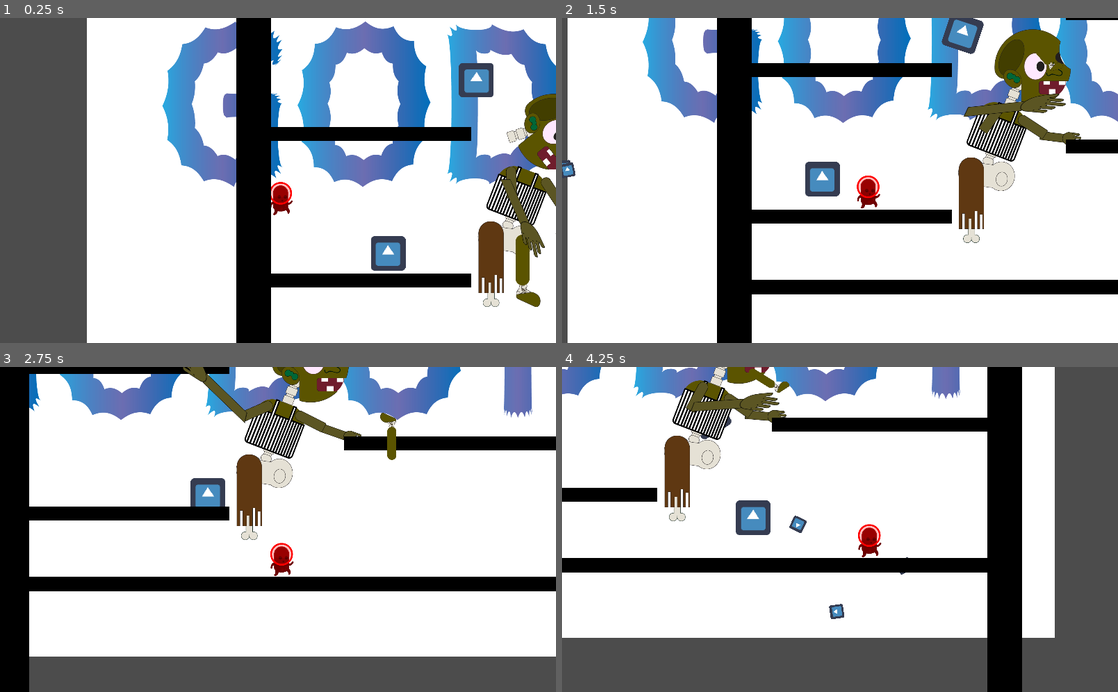
Above: before the commit, frames 1-4 (two rows, left to right).
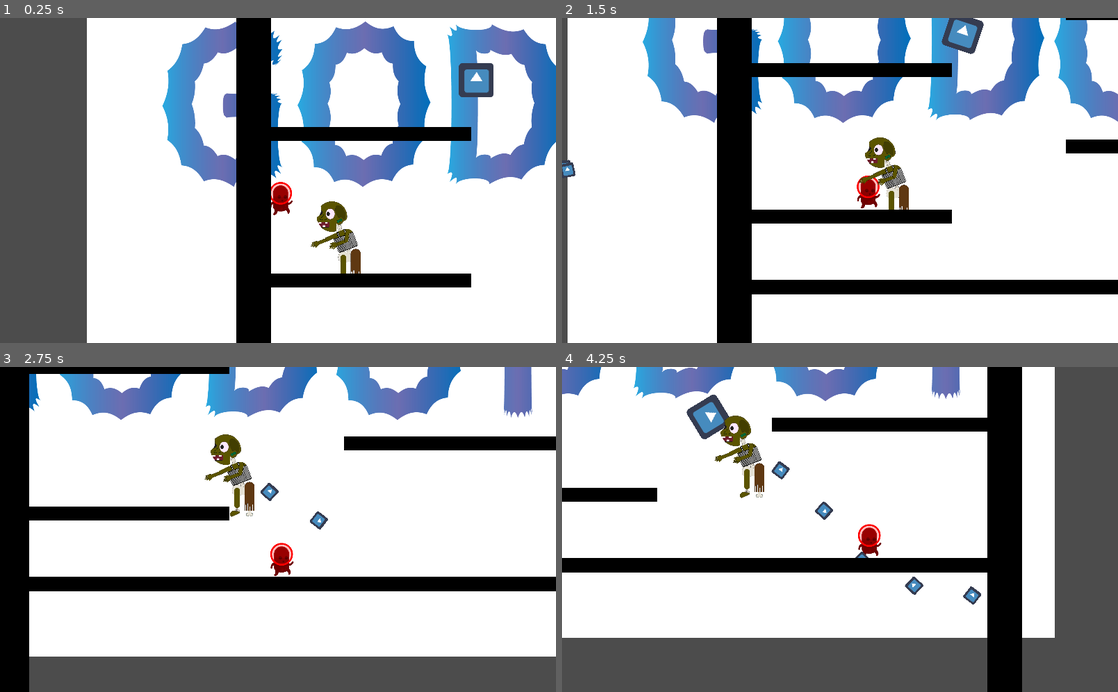
Above: after the commit, the same moments.

Repository: bookofiyi/enigmatic
Game: Godot game, scene res://scenes/level1.tscn
Two runs of this game, one before a commit and one after it. Both use one fixed random seed, a clock stepped at 60 frames per second and the inputs below. The engine's default icon, where the game draws it, is replaced by a stand-in: a white triangle on a blue panel in a dark square.
Inputs:
- Up to frame 1 (0.25 s): no input
- Up to frame 2 (1.5 s): tap Enter (ui_accept) at 0.5, 1.35 s; hold Enter (ui_accept) 0.53-1.28 s; hold Right (ui_right) from 0.53 s (still down)
- Up to frame 3 (2.75 s): tap Enter (ui_accept) at 1.52, 1.82 s; release Right (ui_right) at 2.03 s; hold Left (ui_left) from 2.03 s (still down); hold Enter (ui_accept) from 2.03 s (still down)
- Up to frame 4 (4.25 s): release Left (ui_left) at 2.78 s; release Enter (ui_accept) at 2.78 s; hold Right (ui_right) from 2.78 s (still down); tap Enter (ui_accept) at 2.85, 3.02, 3.32 s; hold Enter (ui_accept) from 3.53 s (still down)

The runs differ from the first frame. In frame 1, 6.1% of the frame differs, in the area x 55-100%, y 23-89%; in frame 2, 7.0%, in the area x 43-94%, y 3-70%; in frame 3, 5.8%; in frame 4, 6.0%.

Commit message:
Add files via upload

Diff:
--- a/heights_of_glory/heights_of_glory/project.godot
+++ b/heights_of_glory/heights_of_glory/project.godot
@@ -8,50 +8,9 @@
 
 config_version=4
 
-_global_script_classes=[ {
-"base": "KinematicBody2D",
-"class": "Battler",
-"language": "GDScript",
-"path": "res://scripts/player.gd"
-}, {
-"base": "Resource",
-"class": "CharacterStats",
-"language": "GDScript",
-"path": "res://scripts/CharacterStats.gd"
-}, {
-"base": "Node",
-"class": "CombatAction",
-"language": "GDScript",
-"path": "res://scripts/combataction.gd"
-}, {
-"base": "Reference",
-"class": "Hit",
-"language": "GDScript",
-"path": "res://scripts/hit.gd"
-}, {
-"base": "Resource",
-"class": "Skill",
-"language": "GDScript",
-"path": "res://scripts/player_superskill.gd"
-}, {
-"base": "Node",
-"class": "job",
-"language": "GDScript",
-"path": "res://scripts/job.gd"
-}, {
-"base": "Node",
-"class": "skillname",
-"language": "GDScript",
-"path": "res://scripts/skillaction.gd"
-} ]
+_global_script_classes=[  ]
 _global_script_class_icons={
-"Battler": "",
-"CharacterStats": "",
-"CombatAction": "",
-"Hit": "",
-"Skill": "",
-"job": "",
-"skillname": ""
+
 }
 
 [application]
@@ -60,6 +19,10 @@
 run/main_scene="res://scenes/level1.tscn"
 config/icon="res://icon.png"
 
+[autoload]
+
+global="*res://scripts/global.gd"
+
 [display]
 
 window/stretch/mode="2d"
--- a/heights_of_glory/heights_of_glory/scenes/box.tscn
+++ b/heights_of_glory/heights_of_glory/scenes/box.tscn
@@ -6,7 +6,9 @@
 
 extents = Vector2( 32.3088, 31.2138 )
 
-[node name="box" type="RigidBody2D"]
+[node name="box" type="RigidBody2D" groups=[
+"box",
+]]
 
 [node name="Sprite" type="Sprite" parent="."]
 texture = ExtResource( 1 )
--- a/heights_of_glory/heights_of_glory/scenes/enemy.tscn
+++ b/heights_of_glory/heights_of_glory/scenes/enemy.tscn
@@ -1,15 +1,15 @@
 [gd_scene load_steps=5 format=2]
 
 [ext_resource path="res://scripts/enemy.gd" type="Script" id=1]
-[ext_resource path="res://icon.png" type="Texture" id=2]
+[ext_resource path="res://sprites/zombie002.png" type="Texture" id=2]
 
-[sub_resource type="RectangleShape2D" id=1]
+[sub_resource type="RectangleShape2D" id=3]
 
-extents = Vector2( 30.4729, 31.9025 )
+extents = Vector2( 37.857, 77.0887 )
 
 [sub_resource type="RectangleShape2D" id=2]
 
-extents = Vector2( 28.6679, 30.0975 )
+extents = Vector2( 37.857, 78.0887 )
 
 [node name="enemy" type="KinematicBody2D"]
 position = Vector2( 294.216, 221.113 )
@@ -20,16 +20,18 @@
 "_edit_group_": true
 }
 
-[node name="area" type="Area2D" parent="."]
+[node name="zombie" type="Area2D" parent="."]
 
-[node name="sprite" type="Sprite" parent="area"]
+[node name="sprite" type="Sprite" parent="zombie"]
+scale = Vector2( 0.2, 0.2 )
 texture = ExtResource( 2 )
 
-[node name="collision" type="CollisionShape2D" parent="area"]
-position = Vector2( 0, -1 )
-shape = SubResource( 1 )
+[node name="collision" type="CollisionShape2D" parent="zombie"]
+position = Vector2( -8, -1 )
+shape = SubResource( 3 )
 
 [node name="physics_collision" type="CollisionShape2D" parent="."]
+position = Vector2( -6, 0 )
 shape = SubResource( 2 )
 
 [node name="bullet_ray" type="RayCast2D" parent="."]
@@ -45,4 +47,5 @@
 [node name="bullet_spawn_pos" type="Position2D" parent="."]
 position = Vector2( 40, 0 )
 
+[connection signal="body_entered" from="zombie" to="." method="_on_zombie_body_entered"]
 [connection signal="timeout" from="bullet_ray/timer" to="." method="_on_timer_timeout"]
--- a/heights_of_glory/heights_of_glory/scenes/level1.tscn
+++ b/heights_of_glory/heights_of_glory/scenes/level1.tscn
@@ -6,8 +6,7 @@
 [ext_resource path="res://scenes/platform.tscn" type="PackedScene" id=4]
 [ext_resource path="res://scenes/wall.tscn" type="PackedScene" id=5]
 [ext_resource path="res://scenes/box.tscn" type="PackedScene" id=6]
-[ext_resource path="res://scenes/enemy.tscn" type="PackedScene" id=7]
-[ext_resource path="res://scenes/zombie.tscn" type="PackedScene" id=8]
+[ext_resource path="res://scenes/zombie_path_follow.tscn" type="PackedScene" id=7]
 
 [node name="level1" type="Node"]
 script = ExtResource( 1 )
@@ -28,6 +27,7 @@
 position = Vector2( 20, 41 )
 
 [node name="platform_container" type="Node" parent="."]
+editor/display_folded = true
 
 [node name="left" parent="platform_container" instance=ExtResource( 4 )]
 position = Vector2( 186, 233 )
@@ -80,10 +80,8 @@
 [node name="box" parent="box" instance=ExtResource( 6 )]
 position = Vector2( 400, -140 )
 
-[node name="enemy" parent="." instance=ExtResource( 7 )]
-
-[node name="zombie" parent="." instance=ExtResource( 8 )]
-position = Vector2( 540, -40 )
+[node name="zombie_path_follow" parent="." instance=ExtResource( 7 )]
+position = Vector2( 10, -130 )
 
 
 [editable path="platform_container/left3"]
--- a/heights_of_glory/heights_of_glory/scenes/player.tscn
+++ b/heights_of_glory/heights_of_glory/scenes/player.tscn
@@ -1,10 +1,7 @@
-[gd_scene load_steps=7 format=2]
+[gd_scene load_steps=4 format=2]
 
 [ext_resource path="res://scripts/player.gd" type="Script" id=1]
 [ext_resource path="res://sprites/alienGreen_jump.png" type="Texture" id=2]
-[ext_resource path="res://scripts/action.gd" type="Script" id=3]
-[ext_resource path="res://scenes/skill.tscn" type="PackedScene" id=4]
-[ext_resource path="res://scenes/job.tscn" type="PackedScene" id=5]
 
 [sub_resource type="CapsuleShape2D" id=1]
 
@@ -44,11 +41,3 @@
 position = Vector2( 30, 20 )
 
 [node name="player_bullet_container" type="Node" parent="."]
-
-[node name="action" type="Node" parent="."]
-script = ExtResource( 3 )
-
-[node name="skill" parent="." instance=ExtResource( 4 )]
-
-[node name="job" parent="." instance=ExtResource( 5 )]
-starting_skills = [  ]
--- /dev/null
+++ b/heights_of_glory/heights_of_glory/scenes/zombie_path_follow.tscn
@@ -0,0 +1,25 @@
+[gd_scene load_steps=4 format=2]
+
+[ext_resource path="res://scripts/zombie_path_follow.gd" type="Script" id=1]
+[ext_resource path="res://scenes/enemy.tscn" type="PackedScene" id=2]
+
+[sub_resource type="Curve2D" id=1]
+
+_data = {
+"points": PoolVector2Array( 0, 0, 0, 0, 99.3894, 291.464, 0, 0, 0, 0, 951.185, 291.464, 0, 0, 0, 0, 964.568, 291.992, 0, 0, 0, 0, 91.0594, 291.992 )
+}
+
+[node name="zombie_path_follow" type="Path2D"]
+position = Vector2( 10, 250 )
+curve = SubResource( 1 )
+script = ExtResource( 1 )
+__meta__ = {
+"_edit_group_": true
+}
+
+[node name="pathfollow" type="PathFollow2D" parent="."]
+position = Vector2( 99.3894, 291.464 )
+rotate = false
+
+[node name="enemy" parent="pathfollow" instance=ExtResource( 2 )]
+position = Vector2( 4.2143, 1.11523 )
--- a/heights_of_glory/heights_of_glory/scripts/enemy.gd
+++ b/heights_of_glory/heights_of_glory/scripts/enemy.gd
@@ -14,27 +14,25 @@
 
 func _physics_process(delta):
 
-	print("enemy_position: ", position)
+
 	#direction towards player
-	var direction_x = position.x - target_player.position.x
-	var direction_y = position.y - target_player.position.y
-	translate(Vector2(-direction_x,-direction_y) * delta)
+	#var direction_x = position.x - target_player.position.x
+	#var direction_y = position.y - target_player.position.y
+	#translate(Vector2(-direction_x,-direction_y) * delta)
 
 	#changing the flip position and raycast with respect to the position
 	if position.x > 540:
-		get_node("area/sprite").flip_h=false
+		get_node("zombie/sprite").flip_h=false
 		get_node("bullet_ray").cast_to.x = 200
 
 	if position.x <540:
-		print("position is less than 540 ")
-		get_node("area/sprite").flip_h =true
+		get_node("zombie/sprite").flip_h =true
 		get_node("bullet_ray").cast_to.x = -200
 
 
 
 	if get_node("bullet_ray").is_colliding():
 
-		print("timer left: ", get_node("bullet_ray/timer").time_left)
 		get_node("bullet_ray/timer").start()
 		get_node("bullet_ray/timer").wait_time = 0.5
 
@@ -56,3 +54,10 @@
 func _on_timer_timeout():
 	shoot()
 	#pass # Replace with function body.
+
+
+
+func _on_zombie_body_entered(body):
+	if body.is_in_group("box"):
+		print("BPX")
+	pass # Replace with function body.
--- a/heights_of_glory/heights_of_glory/scripts/global.gd
+++ b/heights_of_glory/heights_of_glory/scripts/global.gd
@@ -3,9 +3,12 @@
 func _ready():
 	pass
 
+#first player
+var player_health : int = 5000
+var player_health_regen : int= 2
+var endurance : int = 300
+var mana : int = 100
+var mana_regen : int = 100
 
-var player_health = 5000
-
-var player_regen = 2
-
-var endurance = 300
+#player skills
+var magnum_skills:int = 0
--- a/heights_of_glory/heights_of_glory/scripts/level1.gd
+++ b/heights_of_glory/heights_of_glory/scripts/level1.gd
@@ -3,6 +3,6 @@
 func _ready():
 
 	#setting the target to player
-	get_node("enemy").target_player = get_node("player")
+	get_node("zombie_path_follow/pathfollow/enemy").target_player = get_node("player")
 
 	pass
--- a/heights_of_glory/heights_of_glory/scripts/player.gd
+++ b/heights_of_glory/heights_of_glory/scripts/player.gd
@@ -1,18 +1,6 @@
 extends KinematicBody2D
 
-class_name Battler
-
-signal died(battler)
-
-
-export var stats : Resource
-onready var drops : = $Drops
-onready var skin = $Skin
-onready var actions = $Actions
-onready var bars = $Bars
-onready var skills = $Skills
-onready var ai = $AI
-
+signal damage_enemy
 
 const ACCEL =500
 const MAX_SPEED = 300
@@ -26,24 +14,18 @@
 onready var player_bullet_container = get_node("player_bullet_container")
 onready var player_bullet = preload("res://scenes/player_bullet.tscn")
 
+#bullet script
+onready var player_bullet_script = load("res://scripts/player_bullet.gd").new()
 
-var display_name : String
+#export var starting_stats : Resource
 
-export var party_member = false
-export var turn_order_icon : Texture
+#export(Array, String) var starting_skills
 
+#export(PackedScene) var character_skill_scene : PackedScene
 
-func initialize():
-
-	skin.initialize()
-	actions.initialize(skills.get_children())
-	stats = stats.copy()
-	stats.connect("health_depleted", self, "_on_health_depleted")
-
+#export(float, 0.0, 1.0) var success_chance : float
 
 func _ready() -> void:
-	var object = player_skills.new()
-	object.print_letter()
 
 
 	OS.screen_orientation = OS.SCREEN_ORIENTATION_SENSOR_LANDSCAPE
@@ -55,7 +37,6 @@
 func _physics_process(delta):
 
 
-
 	acceleration.y += GRAVITY
 
 	if Input.is_action_pressed("ui_left"):
@@ -65,8 +46,13 @@
 	elif Input.is_action_pressed("ui_right"):
 		acceleration.x += ACCEL *delta
 
-	elif Input.is_action_pressed("ui_accept"):
-		shoot()
+	elif Input.is_action_pressed("ui_accept") and global.mana>0:
+		shoot(true)
+
+	elif Input.is_action_pressed("ui_accept") and global.mana<=0:
+		shoot(false)
+
+
 
 	#slowing down with linear interpolation
 	else:
@@ -74,7 +60,6 @@
 
 
 	if is_on_floor() and ground_ray.is_colliding():
-		print("is on floor")
 		if Input.is_action_just_pressed("ui_up"):
 			acceleration.y = JUMP_HEIGHT
 
@@ -83,40 +68,78 @@
 
 	#move and slide the velocity and detect the floor
 	acceleration = move_and_slide(acceleration,Vector2(0,-1))
+
+
+	#using the magnum skill
+	if is_able_to_use_magmum_skills():
+		global.magmum_skills = 0
+
+		#skill animation here and damage here
+		emit_signal("damage_enemy")
+		player_bullet_script.start()
+
+
+	mana_delay_and_regenerate()
+
 	pass
 
 	# shooting bullet
-func shoot():
-	var b= player_bullet.instance()
-	player_bullet_container.add_child(b)
-	b.start(rotation,get_node("bullet_spawn_pos").global_position)
+func shoot(shoot_activate):
 
+	if shoot_activate==true:
+		var b= player_bullet.instance()
+		player_bullet_container.add_child(b)
+		b.start(rotation,get_node("bullet_spawn_pos").global_position)
 
+		#reduce shooting mana
+		global.mana -= 10
 
+	else:
+		return
 
-func is_able_to_play() -> bool:
+func is_able_to_use_magmum_skills() -> bool:
 	"""
 	Returns true if the battler can perform an action
 	"""
-	return stats.health > 0
+	return global.magnum_skills == 500
 
-func take_damage(hit):
-	stats.take_damage(hit)
+func take_damage(hit:int):
+	global.player_health -= hit
+
+	if _get_player_health() > 0:
+		global.player_health = min(_get_player_health() + _get_player_health_regen() * get_physics_process_delta_time()  ,5000)
 	# prevent playing both stagger and death animation if health <= 0
-	if stats.health > 0:
-		skin.play_stagger()
+	"""if global.player_health > 0:
+		self.player_stagger_animation()
+
+	else:
+		self.player_death_animation()"""
 
 func _on_health_depleted():
-	yield(skin.play_death(), "completed")
-	emit_signal("died", self)
+	if global.player_health < 0:
+		set_physics_process(false)
 
 
+func mana_delay_and_regenerate():
+	if global.mana >=0:
+	#	regenerate mana
+		global.mana = min(global.mana + _get_mana_regen() * get_physics_process_delta_time(),100)
+		print("VALUE OF MANA",global.mana)
+
+	elif global.mana <=0:
+		global.mana = min(global.mana + _get_mana_regen() * get_physics_process_delta_time(),100)
 
 
-class player_skills:
+func is_alive()->bool:
+	return global.player_health >0
 
-	func print_letter():
+func _get_player_health():
+	return global.player_health
+func _get_mana():
+	return global.mana
 
-		print("player is ready")
+func _get_mana_regen():
+	return global.mana_regen
 
-		pass
+func _get_player_health_regen():
+	return global.player_health_regen
--- a/heights_of_glory/heights_of_glory/scripts/player_bullet.gd
+++ b/heights_of_glory/heights_of_glory/scripts/player_bullet.gd
@@ -9,6 +9,7 @@
 
 
 func _ready():
+
 
 
 	set_process(true)
--- /dev/null
+++ b/heights_of_glory/heights_of_glory/scripts/zombie_path_follow.gd
@@ -0,0 +1,12 @@
+extends Path2D
+
+func _ready():
+	set_process(true)
+	pass
+
+func _process(delta):
+	#geting the path follow node
+
+	get_node("pathfollow").offset += 100 *delta
+
+	pass
Not shown: 1 places in heights_of_glory/heights_of_glory/scenes/level1.tscn that only renumber resources
Binary file added: heights_of_glory/heights_of_glory/sprites/zombie002.png
Not shown, added: heights_of_glory/heights_of_glory/sprites/zombie002.png.import
